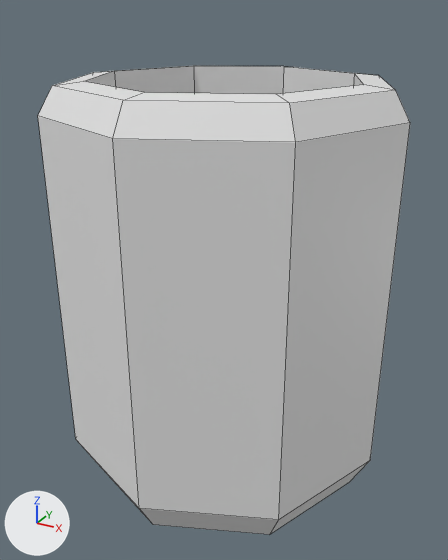
The FBX model Assets/FBX/jar.fbx as it was, and as the next commit left it.
Camera for both pictures: a 50 mm camera at (0.866, -1.59, 1.434) aimed at (0.004, -0.022, 0.651). Arrows for +X, +Y and +Z are at lower left; the lights stay in place. Mesh edges are drawn as thin lines. Where no turn or scale is listed for an object, it has been applied to the vertices.

In view in the first picture: 'Jar'.
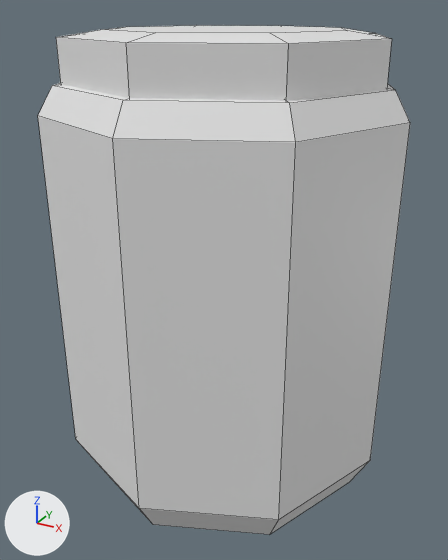
Diff of the bpy script that builds the scene:
```diff
--- a/Assets/FBX/jar.fbx.py
+++ b/Assets/FBX/jar.fbx.py
@@ me_cylinder_040 @@
 # used by ob_jar; location = (0.0, 0.0, 0.0)
-me_cylinder_040.from_pydata(...)  # 48 vertices, 42 faces; spans x -0.516..0.516, y -0.516..0.516, z 0.017..1.257
+me_cylinder_040.from_pydata(...)  # 88 vertices, 76 faces; spans x -0.516..0.516, y -0.516..0.516, z 0.017..1.382
+# me_cylinder_040 part 1: a new loose piece of 40 vertices spanning x -0.45..0.45, y -0.45..0.45, z 1.232..1.382
```

Boxes (x1, y1, x2, y2) around the edits, measured in the pictures (448 x 560 px):
'Jar', reshaped (9% taller): before (38, 66, 410, 534); after (38, 25, 410, 534)
part 1 of me_cylinder_040, added: after (56, 25, 392, 101)
